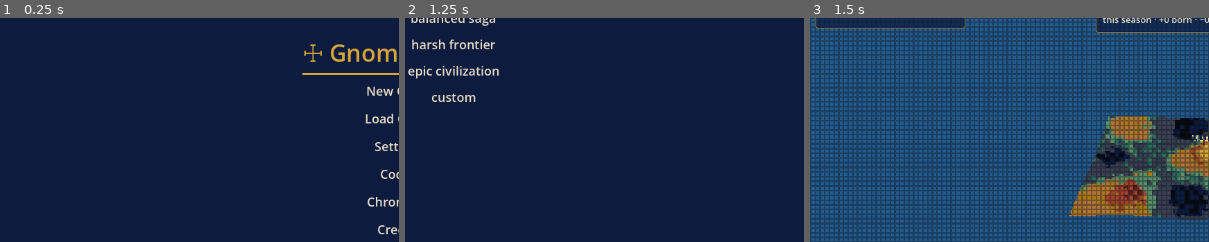
Above: before the commit, frames 1-3 (left to right).
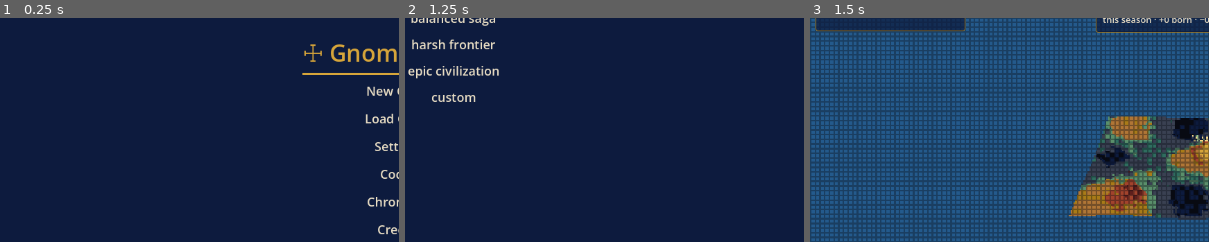
Above: after the commit, the same moments.

Repository: khuzul2/gnome-colony
Game: Godot game, scene res://presentation/main.tscn
Two runs of this game, one before a commit and one after it. Both use one fixed random seed, a clock stepped at 60 frames per second and the inputs below.
Inputs:
- Up to frame 1 (0.25 s): no input
- Up to frame 2 (1.25 s): click "New Game" at 0.5 s
- Up to frame 3 (1.5 s): click "☩ Quick Start — Balanced Saga…" at 1.25 s
The pictures show only the part of the screen within x 0-50%, y 20-70%; the shares and areas given below are measured in that part.

Frames 1-2 are identical in both runs. In frame 3, 0.5% of the frame differs, in the area x 1-40%, y 3-6%.

Commit message:
R3.4: chronicle & aftermath civic-development vocabulary
The end-of-run Chronicle now reads as civic development — compose()
tallies structures built (by kind) and the peak tier reached from the
telemetry stream. The per-cast Aftermath surfaces "what they built, and
why": a structure raised in a cast's wake is attributed to that cast's
root phenomenon (the [rav §R-infl] loop, legible in hindsight).

game_run._frontier_season records structure_built + settlement_tier_changed
into telemetry (the Chronicle's data source), mirroring the existing
war/schism/founded/discovery record pattern — presentation-side accrual,
no sim write.

Tests: test_chronicle_settlement.gd (6) — civic-dev tally + peak tier,
hamlet default, build attributed to phenomenon, unattributed build,
root-phenomenon-earns-credit, begin clears the ledger.

Co-Authored-By: Claude Opus 4.8 <noreply@anthropic.com>

Diff:
--- a/presentation/shell/game_run.gd
+++ b/presentation/shell/game_run.gd
@@ -367,8 +367,38 @@
 			var pressures := Construction.pressures_from(
 				colony, world, _place_of(sid), FRONTIER_FOOD_FACTOR
 			)
-			Construction.season_tick(colony, s, pressures)
+			# R3.4 — feed the civic story into telemetry so the end-of-run Chronicle
+			# reads as development: what they built and the tier they crossed this
+			# season (net of construction & decay). The live feed/aftermath already
+			# hear the EventBus beats; this is the persisted end-of-run record.
+			var tier_before: int = s.tier
+			var built: String = Construction.season_tick(colony, s, pressures)
 			Construction.decay_tick(colony, s)
+			if built != "":
+				(
+					telemetry
+					. record(
+						{
+							"type": "structure_built",
+							"day": runner.time.day(),
+							"sid": sid,
+							"building": built,
+						}
+					)
+				)
+			if s.tier != tier_before:
+				(
+					telemetry
+					. record(
+						{
+							"type": "settlement_tier_changed",
+							"day": runner.time.day(),
+							"sid": sid,
+							"from": tier_before,
+							"to": s.tier,
+						}
+					)
+				)
 	# T22.2 [RULED FIX] — fold EVERY quickened soul back BEFORE the
 	# conflict flows: war casualties, schism splits and the war's
 	# crowding reads all act on COMPLETE aggregates (one mechanism for
--- a/presentation/ui/aftermath.gd
+++ b/presentation/ui/aftermath.gd
@@ -19,12 +19,22 @@
 var timeline: Array = []
 ## Crystallized-belief payloads since begin().
 var new_beliefs: Array = []
+## R3.4 [rav §R-build] — "what they built, and why": structures raised since
+## begin(), each tagged with `after` = the cast's ROOT phenomenon type (the
+## act's manifestation) or "" — so the §R-infl loop (your act → their build) is
+## legible in hindsight. [{sid, building, after}].
+var built: Array = []
 
 var timeline_box: VBoxContainer
 var beliefs_box: VBoxContainer
+## R3.4 — the rendered "line of works" (one row per raised structure).
+var works_box: VBoxContainer
 
 var _title: Label
 var _places: Array = []
+## R3.4 — the first phenomenon type seen this cast (the root cause a build is
+## attributed to); "" until one lands.
+var _root_phenomenon := ""
 
 
 func _ready() -> void:
@@ -34,10 +44,13 @@
 	root.add_child(_title)
 	timeline_box = VBoxContainer.new()
 	root.add_child(timeline_box)
+	works_box = VBoxContainer.new()
+	root.add_child(works_box)
 	beliefs_box = VBoxContainer.new()
 	root.add_child(beliefs_box)
 	EventBus.phenomenon.connect(_on_phenomenon)
 	EventBus.belief_formed.connect(_on_belief_formed)
+	EventBus.structure_built.connect(_on_structure_built)
 
 
 ## A new act opens a blank page — hindsight is per-cast [design §2.7].
@@ -45,8 +58,10 @@
 	act_id = id
 	timeline.clear()
 	new_beliefs.clear()
+	built.clear()
 	_places.clear()
-	for box in [timeline_box, beliefs_box]:
+	_root_phenomenon = ""
+	for box in [timeline_box, works_box, beliefs_box]:
 		for child in box.get_children():
 			box.remove_child(child)
 			child.queue_free()
@@ -84,6 +99,10 @@
 
 func _on_phenomenon(payload: Dictionary) -> void:
 	timeline.append(payload.duplicate(true))
+	# The ROOT phenomenon (first this cast) is the cause a later build is credited
+	# to — not a late cascade domino [R3.4, §R-infl].
+	if _root_phenomenon == "":
+		_root_phenomenon = str(payload.get("type", ""))
 	var place: String = payload.get("place", "")
 	if place != "" and not place in _places:
 		_places.append(place)
@@ -109,3 +128,19 @@
 		% [payload.get("kind", "?"), str(payload.get("subject", "?")).replace("_", " ")]
 	)
 	beliefs_box.add_child(row)
+
+
+## R3.4 — a structure raised in this cast's wake: "what they built, and why".
+## The build is credited to the cast's root phenomenon (the act's manifestation),
+## making the §R-infl loop legible in hindsight [design §2.7].
+func _on_structure_built(payload: Dictionary) -> void:
+	var building: String = payload.get("building", "structure")
+	built.append({"sid": payload.get("sid", -1), "building": building, "after": _root_phenomenon})
+	var row := Label.new()
+	if _root_phenomenon != "":
+		row.text = (
+			"they raised a %s — after the %s" % [building, _root_phenomenon.replace("_", " ")]
+		)
+	else:
+		row.text = "they raised a %s" % building
+	works_box.add_child(row)
--- a/presentation/ui/chronicle.gd
+++ b/presentation/ui/chronicle.gd
@@ -36,6 +36,10 @@
 ##  · faiths — the theology creeds that named you (flavors)
 ##  · prophets — gnomes the calling ever touched
 ##  · wars, discoveries — from the telemetry stream
+##  · structures — R3.4 [rav §R-build]: what they built, tallied by kind, so the
+##    history reads as CIVIC DEVELOPMENT and not just survival
+##  · peak_tier — R3.4: the height they reached (top tier crossed; a colony that
+##    never crossed one stayed a "hamlet")
 ##  · how_it_ended — always total extinction (§14: the only world-end)
 func compose(colony: Colony, telemetry: Array, run_meta: Dictionary) -> Dictionary:
 	var generations := 0
@@ -51,6 +55,8 @@
 	var wars := 0
 	var settlements := 0
 	var discoveries := []
+	var structures := {}
+	var peak_tier: int = Enums.SettlementTier.HAMLET
 	for event in telemetry:
 		match event.get("type", ""):
 			"war":
@@ -59,6 +65,11 @@
 				settlements += 1
 			"discovery":
 				discoveries.append(event.get("id", "?"))
+			"structure_built":
+				var id: String = event.get("building", "structure")
+				structures[id] = int(structures.get(id, 0)) + 1
+			"settlement_tier_changed":
+				peak_tier = maxi(peak_tier, int(event.get("to", Enums.SettlementTier.HAMLET)))
 	return {
 		"colony_name": run_meta.get("colony_name", ""),
 		"seed": run_meta.get("seed", 0),
@@ -69,6 +80,8 @@
 		"prophets": prophets,
 		"wars": wars,
 		"discoveries": discoveries,
+		"structures": structures,
+		"peak_tier": SettlementRoster.TIER_NAMES.get(peak_tier, "hamlet"),
 		"how_it_ended": "total extinction",
 	}
 
--- /dev/null
+++ b/test/test_chronicle_settlement.gd
@@ -0,0 +1,102 @@
+extends GutTest
+
+## R3.4 [rav §R-build] — the settlement chronicle & aftermath vocabulary. Two
+## readers of the SAME civic story, at two ranges:
+##  · the end-of-run Chronicle reads as CIVIC DEVELOPMENT — what they built
+##    (a tally of raised structures) and the height they reached (peak tier);
+##  · the per-cast Aftermath surfaces "what they built, and why" — a structure
+##    raised in the wake of a phenomenon is attributed to it, so the
+##    [rav §R-infl] loop (your act → their response) is legible in hindsight
+##    (design §2.7). The Aftermath mutates no sim state.
+
+# --- the end-of-run Chronicle: civic development -----------------------------
+
+
+func _telemetry() -> Array:
+	return [
+		{"type": "settlement_founded", "day": 20, "sid": 1},
+		{"type": "structure_built", "day": 40, "sid": 1, "building": "farm"},
+		{"type": "structure_built", "day": 55, "sid": 1, "building": "farm"},
+		{"type": "structure_built", "day": 90, "sid": 1, "building": "basilica"},
+		{"type": "settlement_tier_changed", "day": 60, "sid": 1, "from": 0, "to": 1},
+		{"type": "settlement_tier_changed", "day": 200, "sid": 1, "from": 1, "to": 2},
+	]
+
+
+func test_the_chronicle_reads_as_civic_development():
+	var screen := ChronicleScreen.new()
+	add_child_autofree(screen)
+	var record: Dictionary = screen.compose(Colony.new(), _telemetry(), {})
+	assert_eq(
+		record["structures"], {"farm": 2, "basilica": 1}, "what they built, tallied [§R-build]"
+	)
+	assert_eq(record["peak_tier"], "town", "…and the height they reached — the top tier crossed")
+
+
+func test_a_run_that_never_grew_reads_as_a_hamlet():
+	var screen := ChronicleScreen.new()
+	add_child_autofree(screen)
+	var record: Dictionary = screen.compose(Colony.new(), [], {})
+	assert_eq(record["structures"], {}, "nothing built")
+	assert_eq(record["peak_tier"], "hamlet", "a colony that never crossed a tier stayed a hamlet")
+
+
+# --- the per-cast Aftermath: what they built, and why ------------------------
+
+
+func _panel() -> AftermathPanel:
+	var panel := AftermathPanel.new()
+	add_child_autofree(panel)
+	return panel
+
+
+func test_the_aftermath_attributes_a_build_to_its_phenomenon():
+	var panel := _panel()
+	panel.begin("the_withering")
+	EventBus.phenomenon.emit(
+		{"type": "drought", "place": "the_hollow", "intensity": 0.6, "valence": "malevolent"}
+	)
+	EventBus.structure_built.emit({"sid": 1, "building": "farm", "tier": 1})
+	assert_eq(panel.built.size(), 1, "the raised structure reaches the hindsight page")
+	assert_eq(panel.built[0]["building"], "farm", "…named")
+	assert_eq(
+		panel.built[0]["after"], "drought", "…and tied to the phenomenon that drove it [§R-infl]"
+	)
+	assert_eq(panel.works_box.get_child_count(), 1, "…and rendered as a line of works")
+
+
+func test_a_build_with_no_phenomenon_stands_unattributed():
+	var panel := _panel()
+	panel.begin("still_air")
+	EventBus.structure_built.emit({"sid": 1, "building": "well", "tier": 0})
+	assert_eq(panel.built.size(), 1, "a spontaneous work still shows")
+	assert_eq(panel.built[0]["after"], "", "no phenomenon this cast — no false attribution")
+
+
+func test_the_root_phenomenon_earns_the_attribution():
+	# A cascade: the ROOT (the act's manifestation) is credited, not a late domino.
+	var panel := _panel()
+	panel.begin("landslide")
+	EventBus.phenomenon.emit(
+		{"type": "landslide", "place": "the_hollow", "intensity": 0.6, "valence": "malevolent"}
+	)
+	EventBus.phenomenon.emit(
+		{"type": "dam_flood", "place": "the_hollow", "intensity": 0.4, "consequence": true}
+	)
+	EventBus.structure_built.emit({"sid": 1, "building": "wall", "tier": 1})
+	assert_eq(panel.built[0]["after"], "landslide", "the root cause of the cast earns the credit")
+
+
+func test_begin_clears_the_ledger_of_works():
+	var panel := _panel()
+	panel.begin("landslide")
+	EventBus.phenomenon.emit(
+		{"type": "landslide", "place": "the_hollow", "intensity": 0.6, "valence": "malevolent"}
+	)
+	EventBus.structure_built.emit({"sid": 1, "building": "wall", "tier": 1})
+	panel.begin("still_air")
+	assert_eq(panel.built.size(), 0, "a new act, a blank ledger of works")
+	assert_eq(panel.works_box.get_child_count(), 0, "…and the rendered rows with it")
+	# …and the cleared root no longer credits a fresh build.
+	EventBus.structure_built.emit({"sid": 1, "building": "farm", "tier": 1})
+	assert_eq(panel.built[0]["after"], "", "the new cast starts with no phenomenon to attribute to")
Not shown, added: test/test_chronicle_settlement.gd.uid
Not shown, changed: PROGRESS.md
